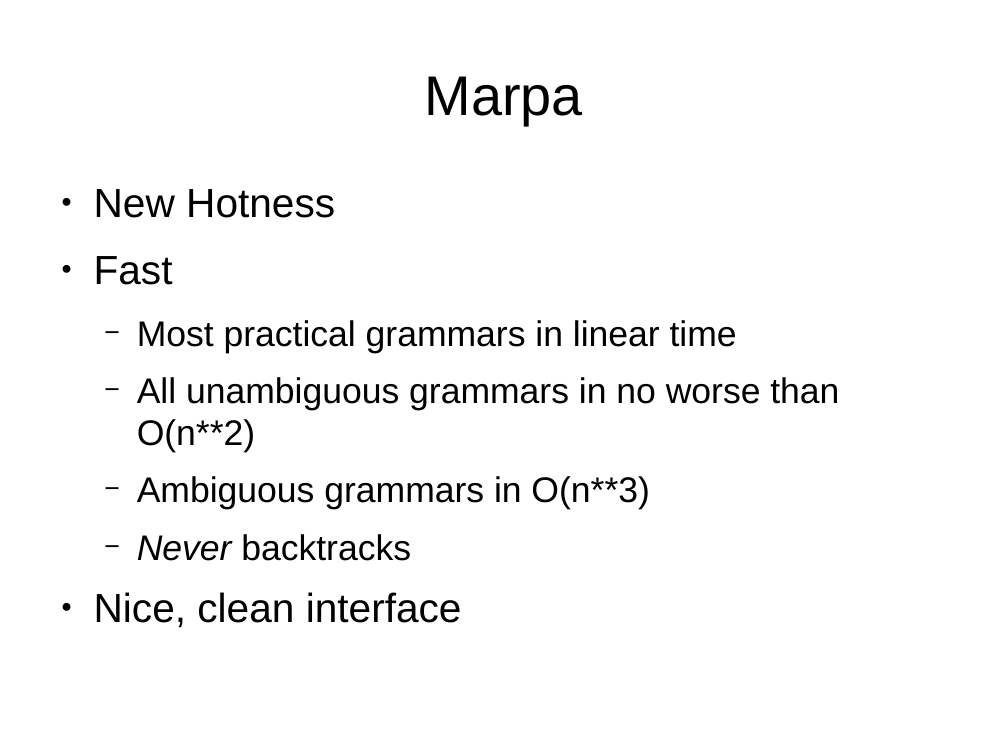
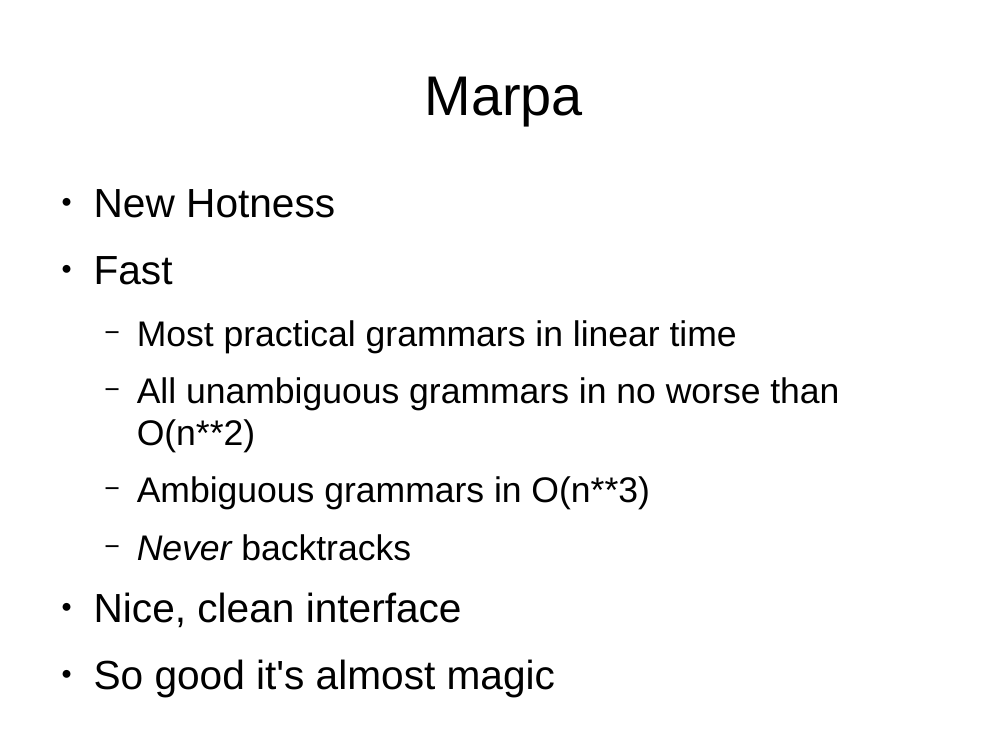
Before and after one commit to frezik/parsing-talk, a slide deck: slide 26 of presentation/parsing_talk.odp (slide 25 before the commit). Drawn at 1008x756 pixels with LibreOffice and Linux fonts; fonts in the diff are those of the drawing. Boxes give left, top, right and bottom in pixels: in the first picture for what was removed or moved away, otherwise in the second. Text is boxed around its words. In the diff, an @@ line names an element or a change of style, - is before the commit and + after.

```diff
--- a/presentation/parsing_talk.odp
+++ b/presentation/parsing_talk.odp
@@ text at [94, 659, 555, 696]: paragraph added @@
+● So good it's almost magic
```
Also in this commit, not shown: 4 other slides changed, 2 slides added, 2 other files.
